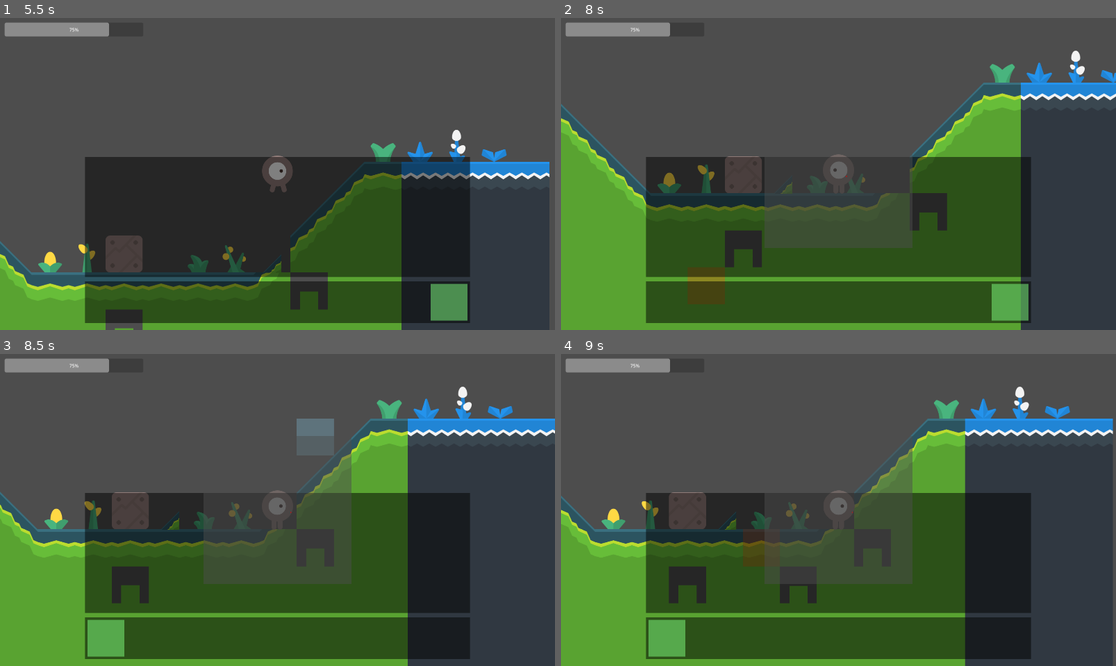
Above: before the commit, frames 1-4 (two rows, left to right).
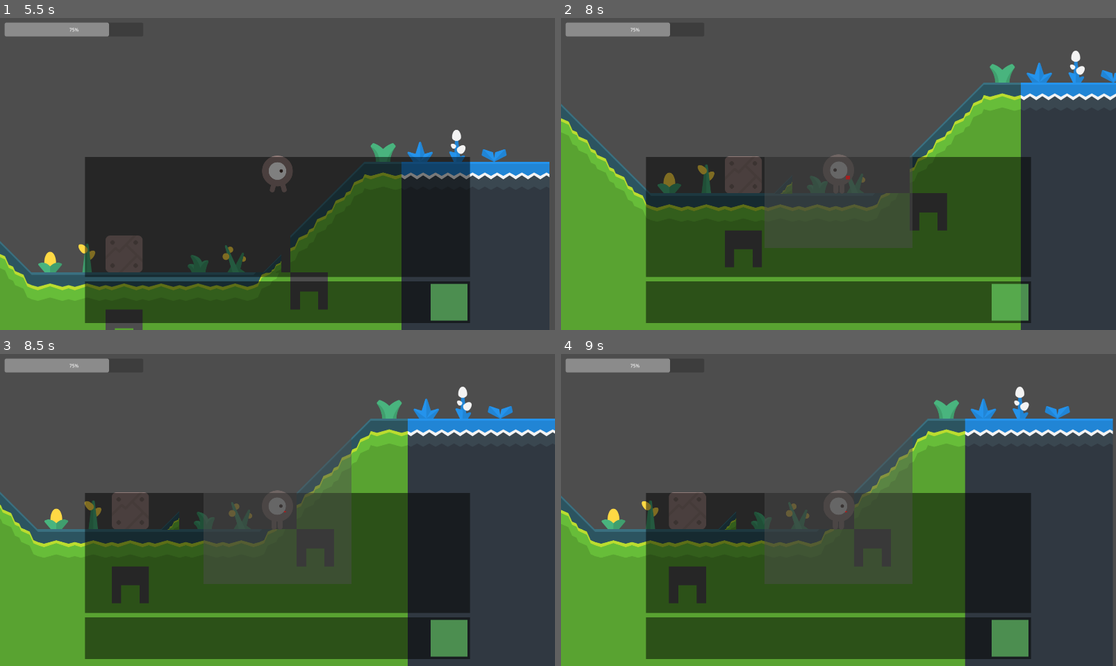
Above: after the commit, the same moments.

Repository: ichi-pg/godot-craft
Game: Godot game, scene res://main/main.tscn
Two runs of this game, one before a commit and one after it. Both use one fixed random seed, a clock stepped at 60 frames per second and the inputs below. The engine's default icon, where the game draws it, is replaced by a stand-in: a white triangle on a blue panel in a dark square.
Inputs (mouse positions are in pixels of both pictures, inside the frame that each line leads up to):
- Up to frame 1 (5.5 s): tap Enter at 0.5, 3.5 s; move the mouse to (399, 158) at 0.52 s; hold D (move_right) 0.53-1.25 s; click (399, 158) at 0.6 s; tap Space (jump) at 0.77, 2, 3.77, 5 s; drag from (166, 189) to (277, 174) at 1.27 s; move the mouse to (333, 105) at 2.02 s; hold A (move_left) 2.03-2.75 s; hold Ctrl (drag_half) 2.03-2.75 s; click (333, 105) at 2.17 s; drag from (249, 236) to (111, 127) at 2.77 s; move the mouse to (444, 220) at 3.52 s; hold D (move_right) 3.53-4.25 s; hold Mouse wheel up (hotbar_up) 3.53-4.25 s; click (444, 220) at 3.67 s; tap Tab (open_inventory) at 4.15 s; drag from (111, 127) to (277, 174) at 4.27 s; move the mouse to (305, 174) at 5.02 s; hold D (move_right) from 5.03 s (still down); tap Q (use_posion) at 5.1 s; click (305, 174) at 5.17 s
- Up to frame 2 (8 s): tap M (open_mini_map) at 5.65 s; release D (move_right) at 5.75 s; drag from (755, 96) to (727, 189) at 5.77 s; tap Enter at 6.5 s; move the mouse to (960, 158) at 6.52 s; hold A (move_left) 6.53-7.25 s; tap Shift (dodge) at 6.6 s; click (960, 158) at 6.67 s; tap Space (jump) at 6.77 s; drag from (666, 301) to (838, 174) at 7.27 s
- Up to frame 3 (8.5 s): move the mouse to (333, 441) at 8.02 s; hold D (move_right) from 8.03 s (still down); hold Mouse wheel down (hotbar_down) from 8.03 s (still down); click (333, 441) at 8.17 s
- Up to frame 4 (9 s): release D (move_right) at 8.75 s; release Mouse wheel down (hotbar_down) at 8.75 s; drag from (810, 572) to (672, 463) at 8.77 s

Frame 1 is identical in both runs. In frame 2, 0.8% of the frame differs, in the area x 22-53%, y 50-92%; in frame 3, 2.0%; in frame 4, 2.1%, in the area x 15-85%, y 50-98%.

Commit message:
Update zoom in out mini map

Diff:
--- a/item/chest.gd
+++ b/item/chest.gd
@@ -4,6 +4,7 @@
 signal item_pushed_out(category, item_id, amount)
 signal item_dropped(category, item_id, amount, pos)
 signal opened()
+signal erased()
 
 const ChestContainer = preload("res://item/chest_container.tscn")
 
@@ -98,6 +99,7 @@
 func _on_level_erased(tile_id, map_pos, world_pos):
 	if container and container.map_position == map_pos:
 		close_chest()
+		erased.emit()
 	var container = find_container(map_pos)
 	if not container:
 		return
--- a/item/hotbar.gd
+++ b/item/hotbar.gd
@@ -8,6 +8,7 @@
 const CAPACITY = 10
 
 var select_index = 0
+var is_mini_map_mouse_entered = false
 
 @onready var container = $GridContainer
 @onready var selector = $Selector
@@ -30,6 +31,8 @@
 		if event.is_action_pressed("hotbar_%d"%i):
 			select_item(i)
 			return
+	if is_mini_map_mouse_entered:
+		return
 	if event.is_action_pressed("hotbar_up"):
 		select_item(select_index - 1)
 	elif event.is_action_pressed("hotbar_down"):
@@ -84,3 +87,11 @@
 
 func _on_item_pushed_in(category, item_id, amount):
 	Common.increment_or_add_item(self, category, item_id, amount)
+
+
+func _on_mini_map_mouse_entered():
+	is_mini_map_mouse_entered = true
+
+
+func _on_mini_map_mouse_exited():
+	is_mini_map_mouse_entered = false
--- a/item/inventory.gd
+++ b/item/inventory.gd
@@ -26,6 +26,10 @@
 	visible = true
 
 
+func _on_chest_erased():
+	visible = false
+
+
 func add_item(category, item_id, amount):
 	Common.add_item_instance(self, category, item_id, amount)
 
--- a/main/hud.gd
+++ b/main/hud.gd
@@ -11,7 +11,7 @@
 
 const Item = preload("res://item/item.tscn")
 
-var is_mouse_entering = false
+var is_mouse_entered = false
 
 @onready var viewport = get_viewport()
 @onready var drag_item = Item.instantiate()
@@ -20,12 +20,12 @@
 
 
 func _on_mouse_entered():
-	is_mouse_entering = true
+	is_mouse_entered = true
 	focus()
 
 
 func _on_mouse_exited():
-	is_mouse_entering = false
+	is_mouse_entered = false
 	focus()
 
 
@@ -44,7 +44,7 @@
 
 
 func focus():
-	focused.emit(is_mouse_entering or viewport.gui_is_dragging())
+	focused.emit(is_mouse_entered or viewport.gui_is_dragging())
 
 
 func _on_item_dropped(category, item_id, amount, pos):
--- a/main/hud.tscn
+++ b/main/hud.tscn
@@ -56,9 +56,16 @@
 [connection signal="mouse_entered" from="Inventory" to="." method="_on_mouse_entered"]
 [connection signal="mouse_exited" from="Inventory" to="." method="_on_mouse_exited"]
 [connection signal="overflowed" from="Inventory" to="." method="_on_item_dropped"]
+[connection signal="erased" from="Chest" to="Inventory" method="_on_chest_erased"]
 [connection signal="item_dropped" from="Chest" to="." method="_on_item_dropped"]
 [connection signal="item_pushed_out" from="Chest" to="Inventory" method="_on_item_pushed_in"]
 [connection signal="mouse_entered" from="Chest" to="." method="_on_mouse_entered"]
 [connection signal="mouse_exited" from="Chest" to="." method="_on_mouse_exited"]
 [connection signal="opened" from="Chest" to="Inventory" method="_on_chest_opened"]
 [connection signal="overflowed" from="Chest" to="Inventory" method="_on_item_pushed_in"]
+[connection signal="mouse_entered" from="MiniMap" to="." method="_on_mouse_entered"]
+[connection signal="mouse_entered" from="MiniMap" to="Hotbar" method="_on_mini_map_mouse_entered"]
+[connection signal="mouse_entered" from="MiniMap" to="MiniMap" method="_on_mouse_entered"]
+[connection signal="mouse_exited" from="MiniMap" to="." method="_on_mouse_exited"]
+[connection signal="mouse_exited" from="MiniMap" to="Hotbar" method="_on_mini_map_mouse_exited"]
+[connection signal="mouse_exited" from="MiniMap" to="MiniMap" method="_on_mouse_exited"]
--- a/main/mini_map.gd
+++ b/main/mini_map.gd
@@ -1,16 +1,44 @@
 extends SubViewportContainer
 
+const DEFAULT_ZOOM = Vector2.ONE * 0.1
+const MAX_ZOOM = Vector2.ONE * 0.2
+const MIN_ZOOM = Vector2.ONE * 0.02
+const ZOOM_IN_RATE = Vector2.ONE * 2
+const ZOOM_OUT_RATE = Vector2.ONE / 2
+
+var is_mouse_entered = false
+
 @onready var player_marker = $SubViewport/PlayerMarker
+@onready var camera = $SubViewport/Camera2D
 
 
 func _ready():
 	visible = false
+	# TODO tile_map
+	# TODO scale
+	# TODO background
 
 
 func _input(event):
 	if event.is_action_pressed("open_mini_map"):
+		camera.zoom = DEFAULT_ZOOM
 		visible = not visible
+	if not is_mouse_entered:
+		return
+	if event.is_action_pressed("zoom_in_mini_map"):
+		camera.zoom *= ZOOM_IN_RATE
+	if event.is_action_pressed("zoom_out_mini_map"):
+		camera.zoom *= ZOOM_OUT_RATE
+	camera.zoom = clamp(camera.zoom, MIN_ZOOM, MAX_ZOOM)
 
 
 func _on_player_moved(pos):
 	player_marker.global_position = pos
+
+
+func _on_mouse_entered():
+	is_mouse_entered = true
+
+
+func _on_mouse_exited():
+	is_mouse_entered = false
--- a/main/mini_map.tscn
+++ b/main/mini_map.tscn
@@ -14,9 +14,8 @@
 render_target_update_mode = 4
 
 [node name="PlayerMarker" type="ColorRect" parent="SubViewport"]
-offset_right = 40.0
-offset_bottom = 40.0
+offset_right = 128.0
+offset_bottom = 128.0
 color = Color(1, 0, 0, 1)
 
 [node name="Camera2D" type="Camera2D" parent="SubViewport"]
-zoom = Vector2(0.1, 0.1)
--- a/project.godot
+++ b/project.godot
@@ -171,6 +171,16 @@
 "events": [Object(InputEventKey,"resource_local_to_scene":false,"resource_name":"","device":-1,"window_id":0,"alt_pressed":false,"shift_pressed":false,"ctrl_pressed":false,"meta_pressed":false,"pressed":false,"keycode":77,"physical_keycode":0,"key_label":0,"unicode":109,"echo":false,"script":null)
 ]
 }
+zoom_in_mini_map={
+"deadzone": 0.5,
+"events": [Object(InputEventMouseButton,"resource_local_to_scene":false,"resource_name":"","device":-1,"window_id":0,"alt_pressed":false,"shift_pressed":false,"ctrl_pressed":false,"meta_pressed":false,"button_mask":8,"position":Vector2(178, 27),"global_position":Vector2(182, 68),"factor":1.0,"button_index":4,"canceled":false,"pressed":true,"double_click":false,"script":null)
+]
+}
+zoom_out_mini_map={
+"deadzone": 0.5,
+"events": [Object(InputEventMouseButton,"resource_local_to_scene":false,"resource_name":"","device":-1,"window_id":0,"alt_pressed":false,"shift_pressed":false,"ctrl_pressed":false,"meta_pressed":false,"button_mask":16,"position":Vector2(202, 11),"global_position":Vector2(206, 52),"factor":1.0,"button_index":5,"canceled":false,"pressed":true,"double_click":false,"script":null)
+]
+}
 
 [physics]
 
